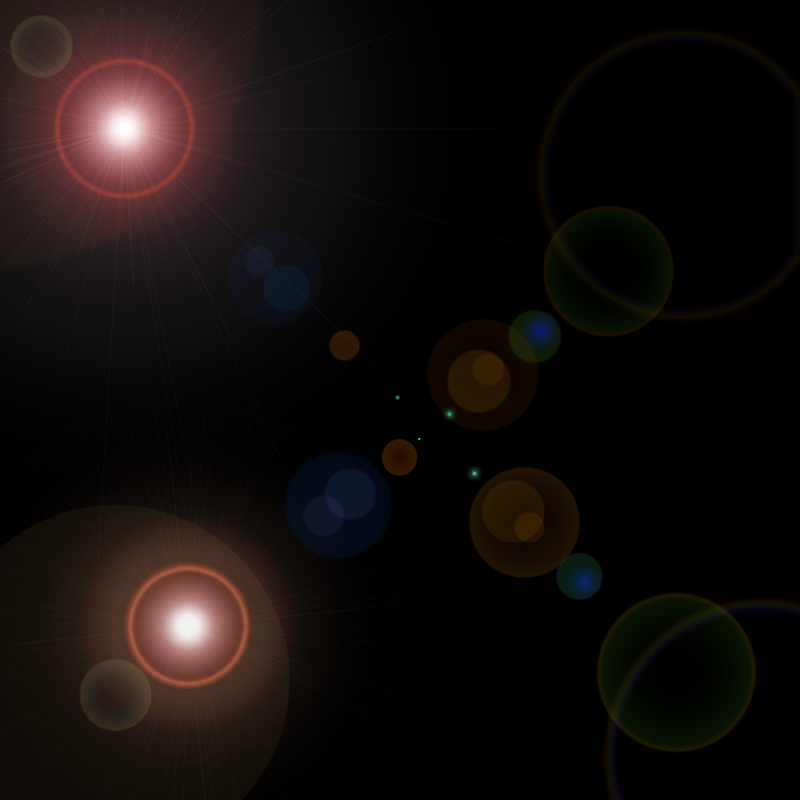
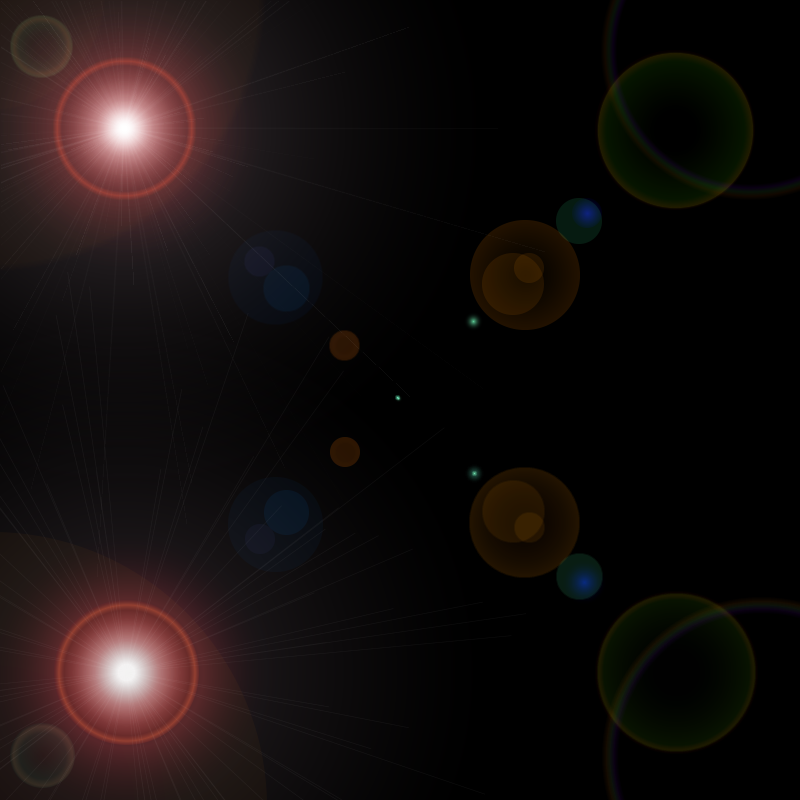
Comparing the layer stacks of the two w=800, h=800 images. Changes:
removed layer "Asset 20" (was screen, 40%) over [79, 658, 152, 731]
"Vector Smart Object" (1st of 20): opacity 35% → 5%, painted on it over [0, 272, 526, 800]
removed layer "Layer 16" (was screen, 35%) over [542, 34, 800, 316]
removed layer "Layer 13" (was screen, 43%) over [542, 205, 675, 337]
"Vector Smart Object" (2nd of 20): opacity 100% → 30%, painted on it over [10, 562, 251, 788]
"Vector Smart Object" (3rd of 20): opacity 100% → 90%, painted on it over [71, 516, 296, 731]
removed layer "Asset 34" (was screen, 70%) over [0, 505, 290, 800]
added layer "Vector Smart Object" (4th of 20) (screen, 40%) above "Vector Smart Object" over [54, 600, 199, 745]
added layer "Vector Smart Object" (5th of 20) (screen, 25%) above "Vector Smart Object" over [0, 523, 278, 800]
added layer "Vector Smart Object" (6th of 20) (screen, 25%) above "Vector Smart Object" over [0, 532, 267, 800]
added layer "Vector Smart Object" (7th of 20) (screen, 10%) above "Vector Smart Object" over [0, 312, 486, 800]
added layer "Vector Smart Object" (10th of 20) (screen, 25%) above "Vector Smart Object" over [228, 477, 323, 572]
renamed "Asset 4" to "Vector Smart Object", opacity 45% → 50%, moved it above "Vector Smart Object", painted on it over [470, 220, 580, 353]
removed layer "Layer 9" (was screen, 30%) over [445, 347, 514, 416]
removed layer "Layer 8" (was screen, 15%) over [426, 316, 542, 434]
removed layer "Layer 4" (was screen, 50%) over [282, 449, 394, 561]
removed layer "Layer 14" (was screen, 30%) over [0, 376, 432, 800]
removed layer "Layer 2" (was screen, 30%) over [152, 592, 224, 662]
added layer "Vector Smart Object" (19th of 20) (screen, 40%) above "Vector Smart Object" over [595, 50, 755, 210]
added layer "Vector Smart Object" (20th of 20) (screen, 25%) above "Background" over [600, 0, 800, 200]
…and 15 more changes (9 added, 6 removed)
